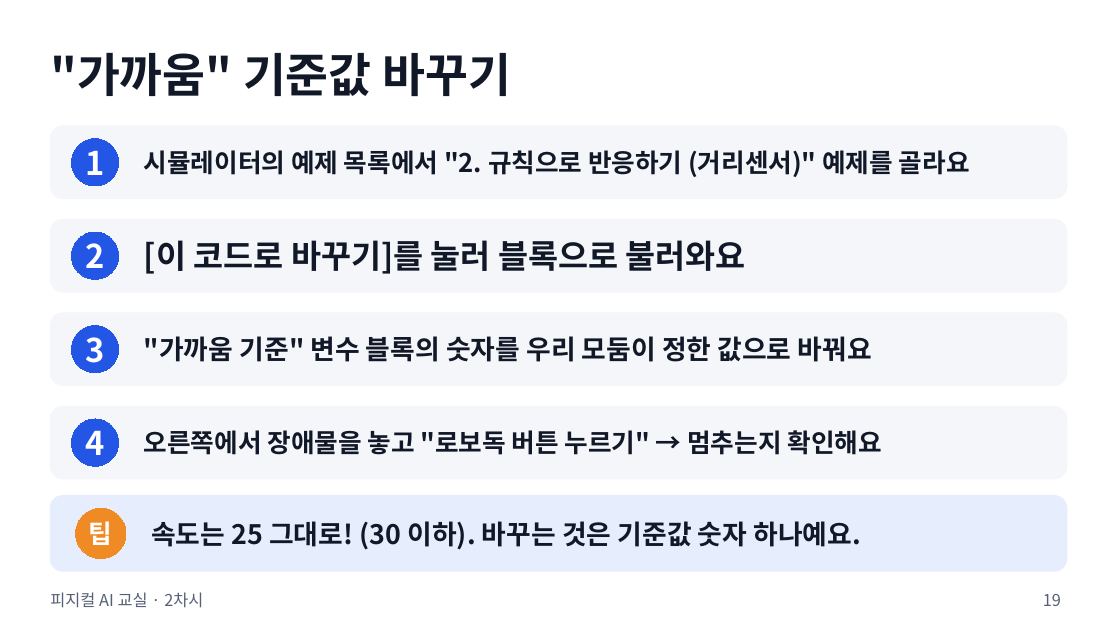
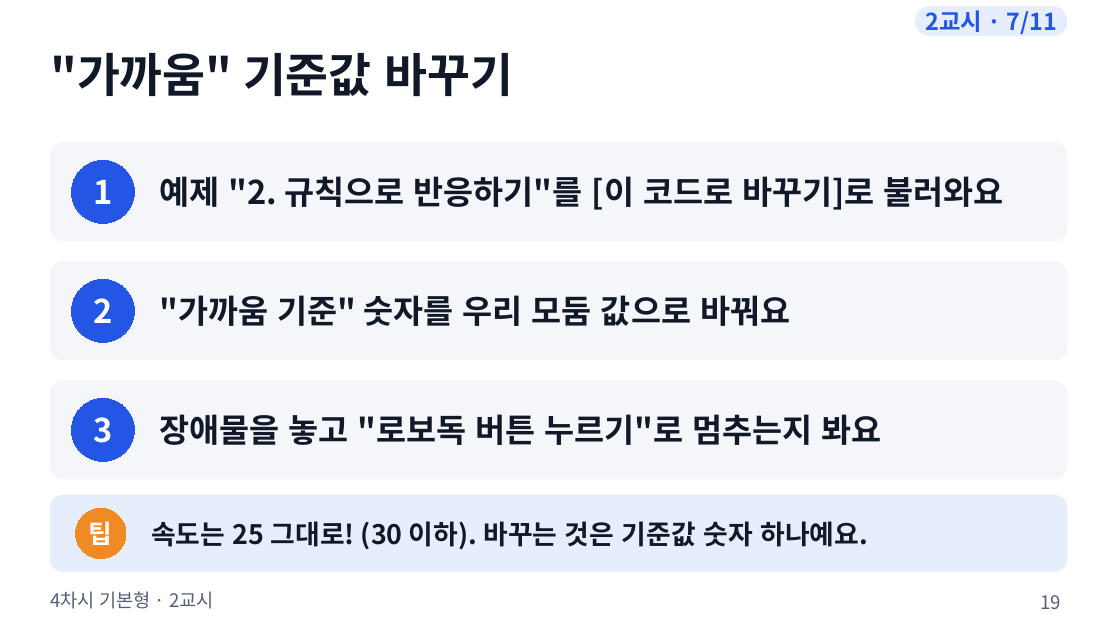
Before and after one commit to boundaryx01-uniquelife/microbit, a slide deck: slide 19 of bridge/docs/materials/4차시_기본형/4차시_수업슬라이드.pptx. Drawn at 1120x630 pixels with LibreOffice and Linux fonts; fonts in the diff are those of the drawing. Boxes give left, top, right and bottom in pixels: in the first picture for what was removed or moved away, otherwise in the second. Text is boxed around its words. In the diff, an @@ line names an element or a change of style, - is before the commit and + after.

```diff
--- a/bridge/docs/materials/4차시_기본형/4차시_수업슬라이드.pptx
+++ b/bridge/docs/materials/4차시_기본형/4차시_수업슬라이드.pptx
@@ rounded rectangle added at [916,7,1067,35], fill #E6EDFD, outline #E6EDFD 0.75 pt, 20 pt, text #2456E5, bold @@
+2교시 · 7/11
@@ rounded rectangle: place and size @@
-rounded rectangle at [50,126,1067,198]
+rounded rectangle at [50,143,1067,241]
@@ ellipse "1": place and size @@
-ellipse "1" at [71,139,118,186]
+ellipse "1" at [71,160,134,223]
@@ text removed at [144,150,970,177] @@
-시뮬레이터의 예제 목록에서 "2. 규칙으로 반응하기 (거리센서)" 예제를 골라요
@@ text at [160,176,1004,210]: text changed @@
-[이 코드로 바꾸기]를 눌러 블록으로 불러와요
+예제 "2. 규칙으로 반응하기"를 [이 코드로 바꾸기]로 불러와요
@@ rounded rectangle removed at [50,219,1067,292] @@
@@ proportions changed in 3 elements at [50,381,1067,479], [50,143,1067,241], [50,262,1067,360] @@
@@ rounded rectangle: place and size @@
-rounded rectangle at [50,313,1067,386]
+rounded rectangle at [50,262,1067,360]
@@ ellipse "2": place and size @@
-ellipse "2" at [71,232,118,279]
+ellipse "2" at [71,280,134,343]
@@ text at [160,295,790,326]: text changed; size 23 to 28 pt @@
-"가까움 기준" 변수 블록의 숫자를 우리 모둠이 정한 값으로 바꿔요
+"가까움 기준" 숫자를 우리 모둠 값으로 바꿔요
@@ rounded rectangle: place and size @@
-rounded rectangle at [50,407,1067,479]
+rounded rectangle at [50,381,1067,479]
@@ ellipse "3": place and size @@
-ellipse "3" at [71,326,118,373]
+ellipse "3" at [71,398,134,461]
@@ ellipse removed at [71,419,118,466] @@
-4
@@ text at [160,414,882,445]: text changed; size 22 to 28 pt @@
-오른쪽에서 장애물을 놓고 "로보독 버튼 누르기" → 멈추는지 확인해요
+장애물을 놓고 "로보독 버튼 누르기"로 멈추는지 봐요
@@ text at [50,591,214,609]: text changed; size 14 to 16 pt @@
-피지컬 AI 교실 · 2차시
+4차시 기본형 · 2교시
@@ page number at [1040,595,1061,609]: size 14 to 16 pt @@
```
Also in this commit, not shown: 44 other slides changed, 3 slides added, 1 slide removed, 25 other files.
